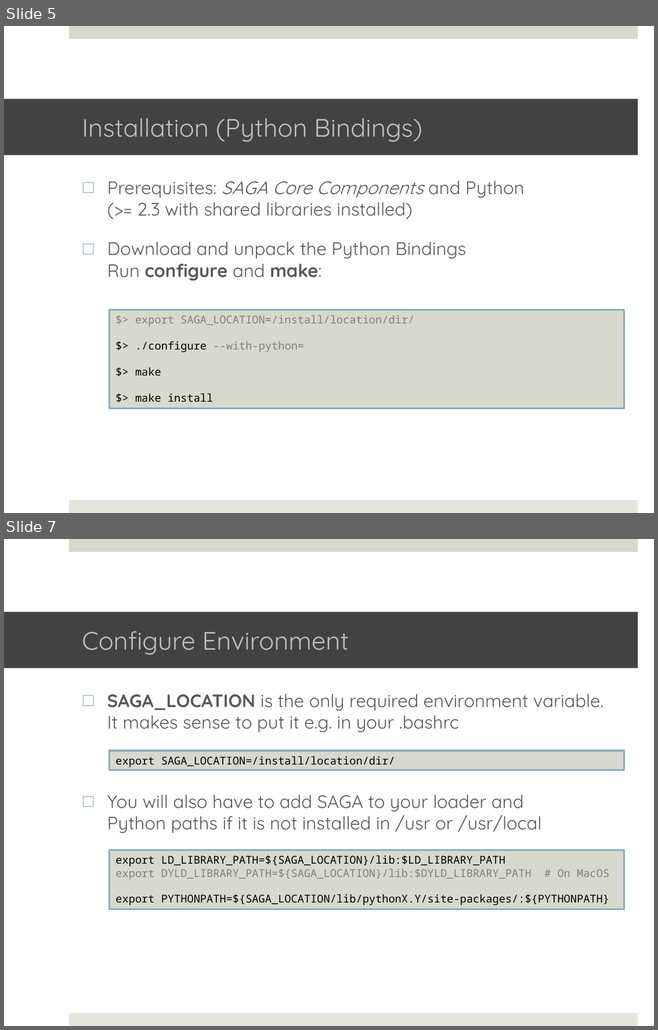
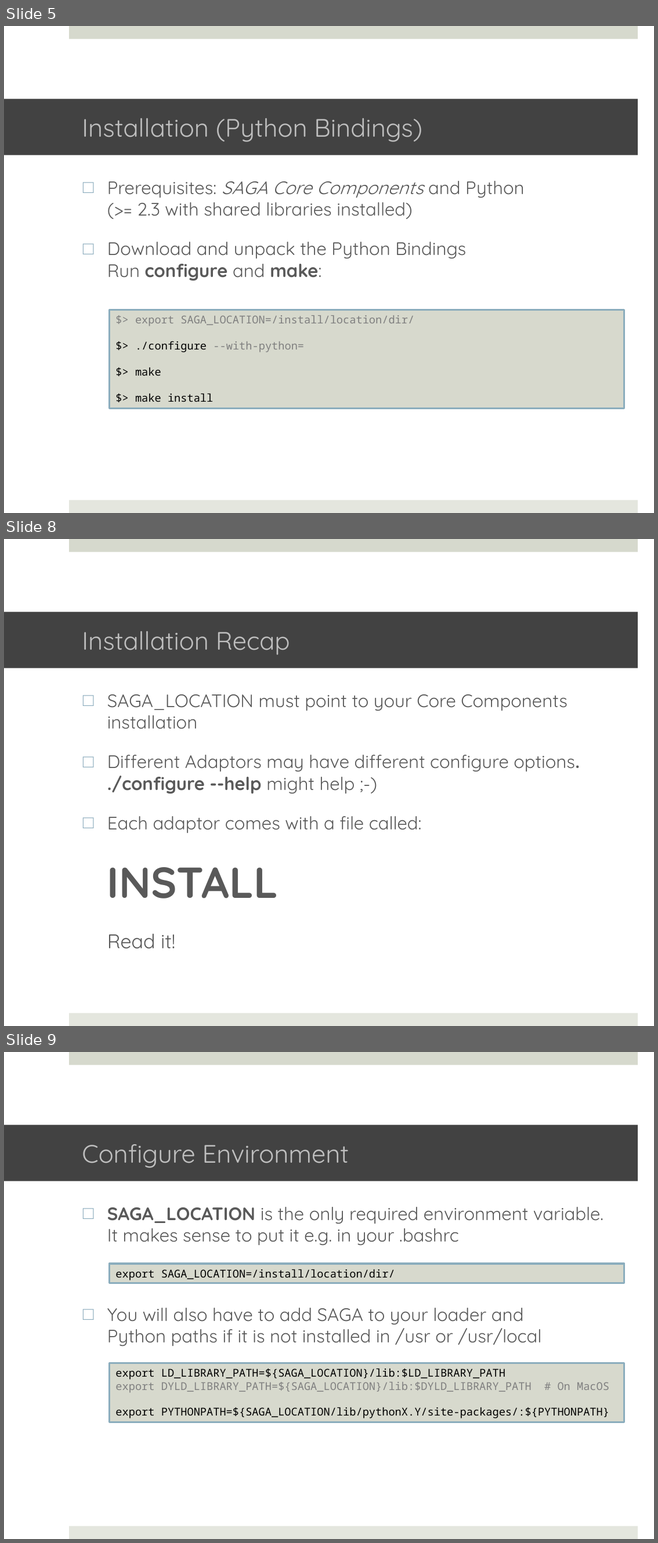
Before and after one commit to saga-project/saga-cpp-legacy-projects, a slide deck: tutorial/general_tutorial/Installation.pptx. Shown one above the other, each under a label of ours: slides 5 and 7 before the commit, slides 5, 8 and 9 after it; the slides between them are not shown. The pictures are 658x1030 and 658x1543 pixels, drawn with LibreOffice and Linux fonts; fonts in the diff are those of the drawing; background and template pictures are left out. Boxes give left, top, right and bottom in pixels: in the first picture for what was removed or moved away, otherwise in the second. Text is boxed around its words. In the diff, an @@ line names an element or a change of style, - is before the commit and + after.

Commit message:
Added recap slide

```diff
--- a/tutorial/general_tutorial/Installation.pptx
+++ b/tutorial/general_tutorial/Installation.pptx
@@ slide 8 added at (x1=4, y1=539, x2=654, y2=1026), background #FFFFFF; not listed: 2 template elements that a slide beside it also shows @@
@@ title added at (x1=4, y1=611, x2=637, y2=668), fill #424242, 28 pt, text #BFBFBF @@
+Installation Recap
@@ text added at (x1=107, y1=694, x2=579, y2=949), 20 pt, text #595959 @@
+□ SAGA_LOCATION must point to your Core Components installation
+□ Different Adaptors may have different configure options. ./configure --help might help ;-)
+□ Each adaptor comes with a file called:
+  INSTALL
+  Read it!
@@ what was slide 7 is now slide 9 @@
```
Also in this commit, not shown: 1 slide changed, 1 other slide added, 1 other file.
